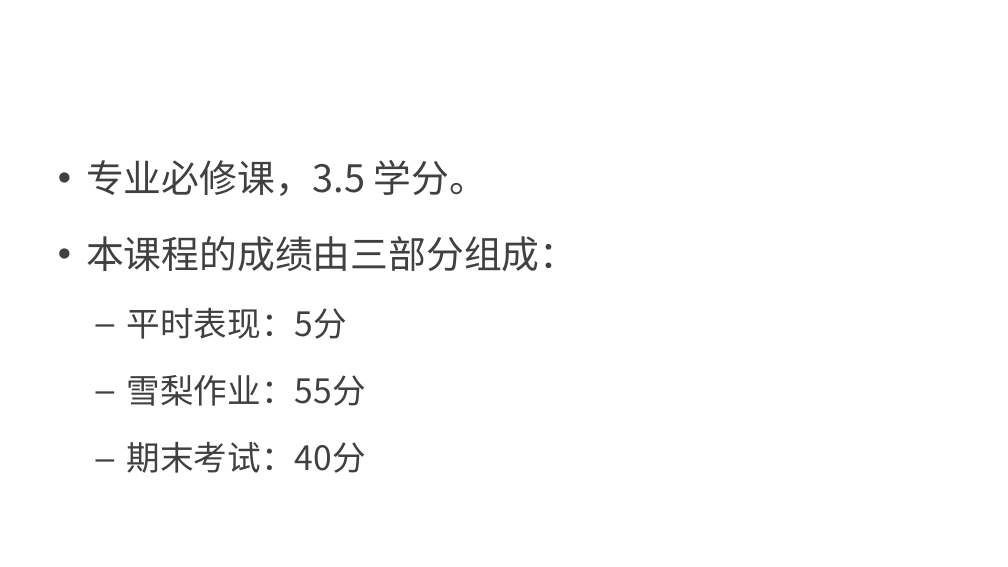
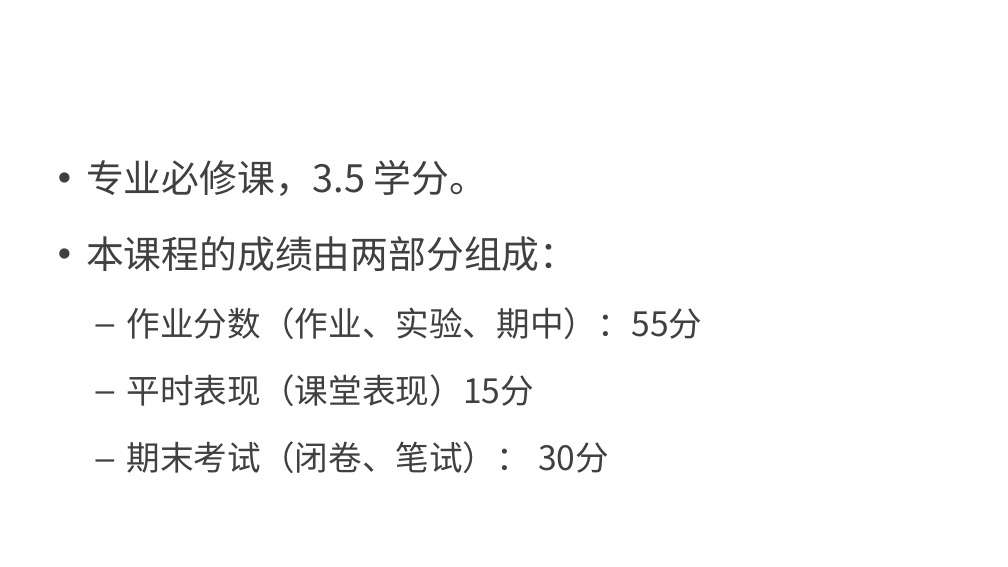
Before and after one commit to edu2act/course-computerIntroduction, a slide deck: slide 4 of materials/slides/ch01.pptx. Drawn at 1008x567 pixels with LibreOffice and Linux fonts; fonts in the diff are those of the drawing; background and template pictures are left out. Boxes give left, top, right and bottom in pixels: in the first picture for what was removed or moved away, otherwise in the second. Text is boxed around its words. In the diff, an @@ line names an element or a change of style, - is before the commit and + after.

```diff
--- a/materials/slides/ch01.pptx
+++ b/materials/slides/ch01.pptx
@@ text at [86, 236, 703, 473]: text changed @@
-• 本课程的成绩由三部分组成：
-  – 平时表现：5分
-  – 雪梨作业：55分
-  – 期末考试：40分
+• 本课程的成绩由两部分组成：
+  – 作业分数（作业、实验、期中）：55分
+  – 平时表现（课堂表现）15分
+  – 期末考试（闭卷、笔试）： 30分
```
Also in this commit, not shown: 4 other slides changed, 3 other files.
